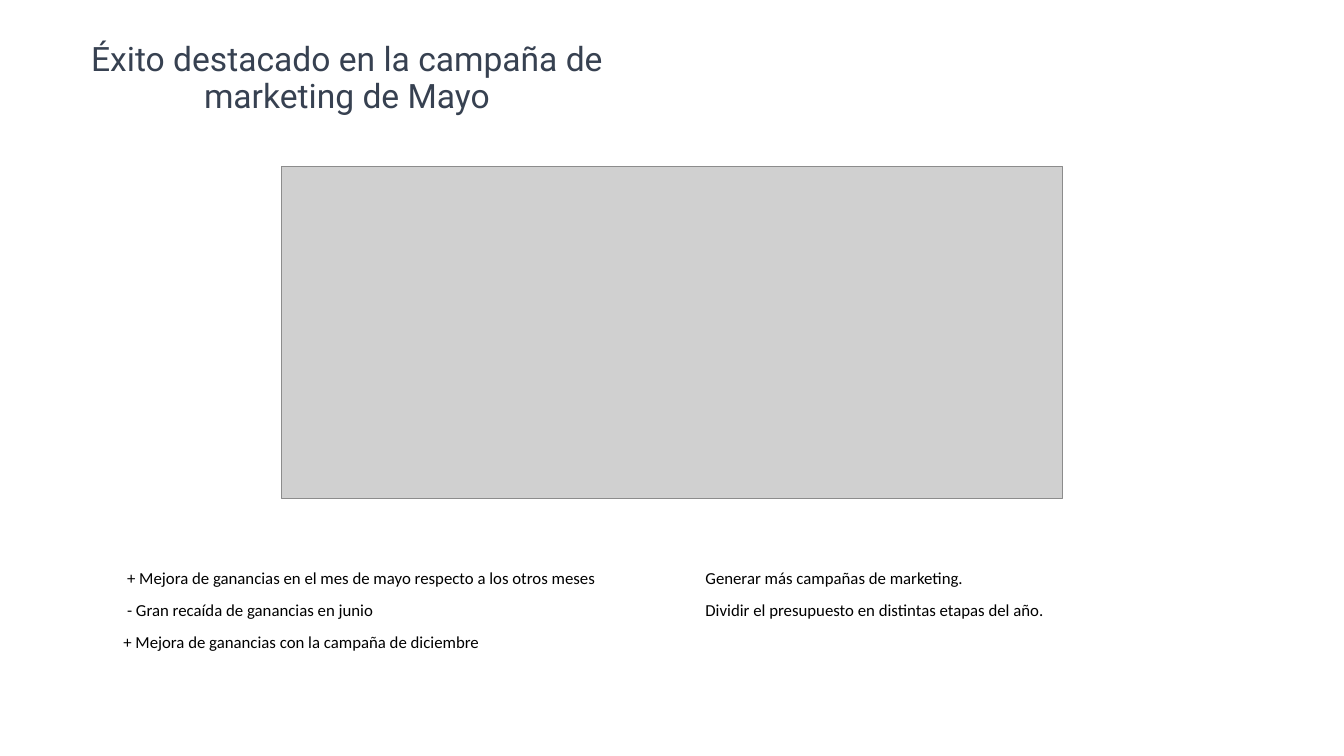
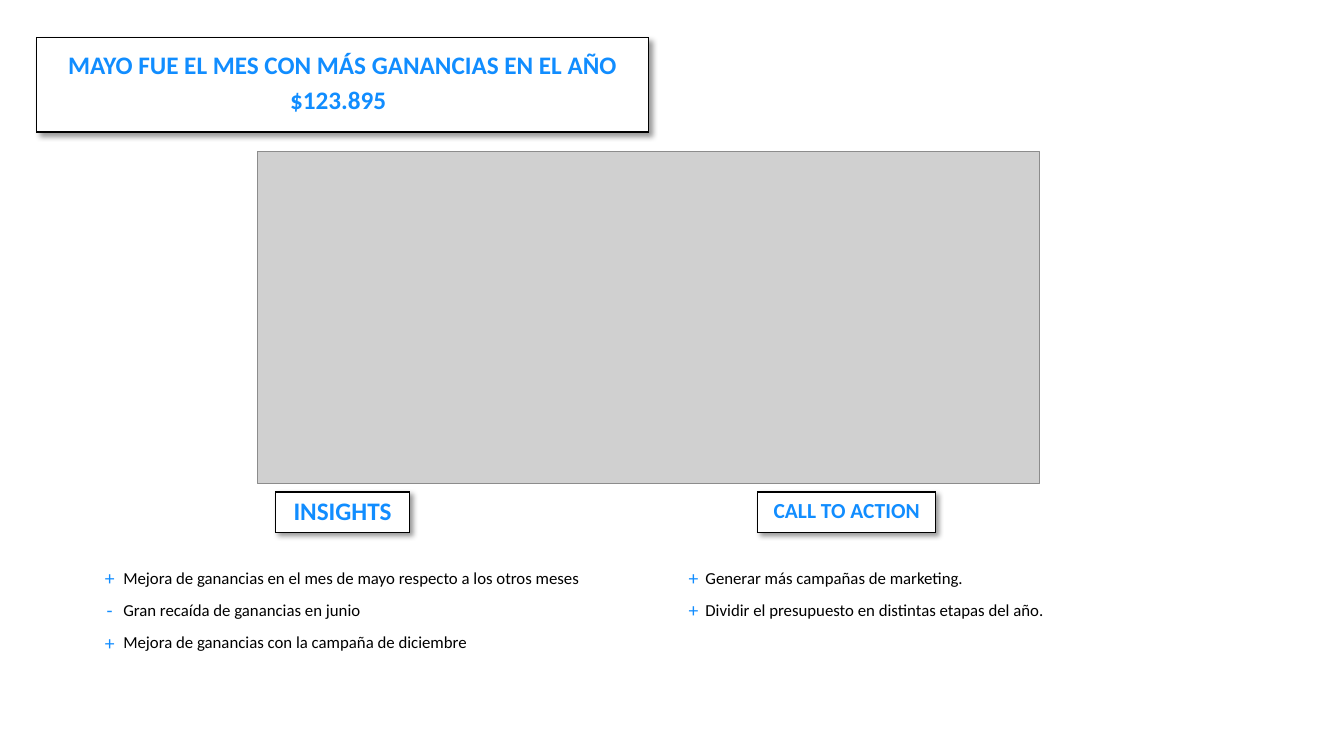
Before and after one commit to JNocetti/BI_Project, a slide deck: slide 2 of Presentación.pptx. Drawn at 1344x756 pixels with LibreOffice and Linux fonts; fonts in the diff are those of the drawing; grey boxes stand for pictures. Boxes give left, top, right and bottom in pixels: in the first picture for what was removed or moved away, otherwise in the second. Text is boxed around its words. In the diff, an @@ line names an element or a change of style, - is before the commit and + after.

```diff
--- a/Presentación.pptx
+++ b/Presentación.pptx
@@ subtitle "MAYO FUE EL MES CON ...": place and size @@
-subtitle "MAYO FUE EL MES CON ..." at [91,41,603,115]
+subtitle "MAYO FUE EL MES CON ..." at [36,37,648,132]
@@ subtitle "MAYO FUE EL MES CON ..." at [36,37,648,132]: vertical alignment top to middle; fill none to #FFFFFF; outline none to #000000 1 pt; shadow on @@
@@ subtitle at [68,54,617,112]: text changed; size 24 to 18 pt; font Roboto to Calibri; text colour #374151 to #118DFF; bold on @@
-Éxito destacado en la campaña de marketing de Mayo
+MAYO FUE EL MES CON MÁS GANANCIAS EN EL AÑO $123.895
@@ picture: place and size @@
-picture at [281,166,1064,499]
+picture at [258,151,1041,484]
@@ rectangle added at [275,492,409,532], fill #FFFFFF, outline #000000 1 pt, 18 pt, text #118DFF, bold @@
+INSIGHTS
@@ rectangle added at [758,492,937,532], fill #FFFFFF, outline #000000 1 pt, 15.3 pt, text #118DFF, bold @@
+CALL TO ACTION
@@ text added at [95,562,128,596], 14 pt, text #118DFF @@
++
@@ text added at [679,562,712,596], 14 pt, text #118DFF @@
++
@@ text added at [97,593,130,627], 14 pt, text #118DFF @@
+-
@@ text at [123,572,579,651]: text changed @@
-+ Mejora de ganancias en el mes de mayo respecto a los otros meses
-- Gran recaída de ganancias en junio
-+ Mejora de ganancias con la campaña de diciembre
+Mejora de ganancias en el mes de mayo respecto a los otros meses
+Gran recaída de ganancias en junio
+Mejora de ganancias con la campaña de diciembre
@@ text added at [679,593,712,627], 14 pt, text #118DFF @@
++
@@ text added at [95,626,128,660], 14 pt, text #118DFF @@
++
```
Also in this commit, not shown: 2 other slides changed, 2 slides added, 1 slide removed, 1 other file.
